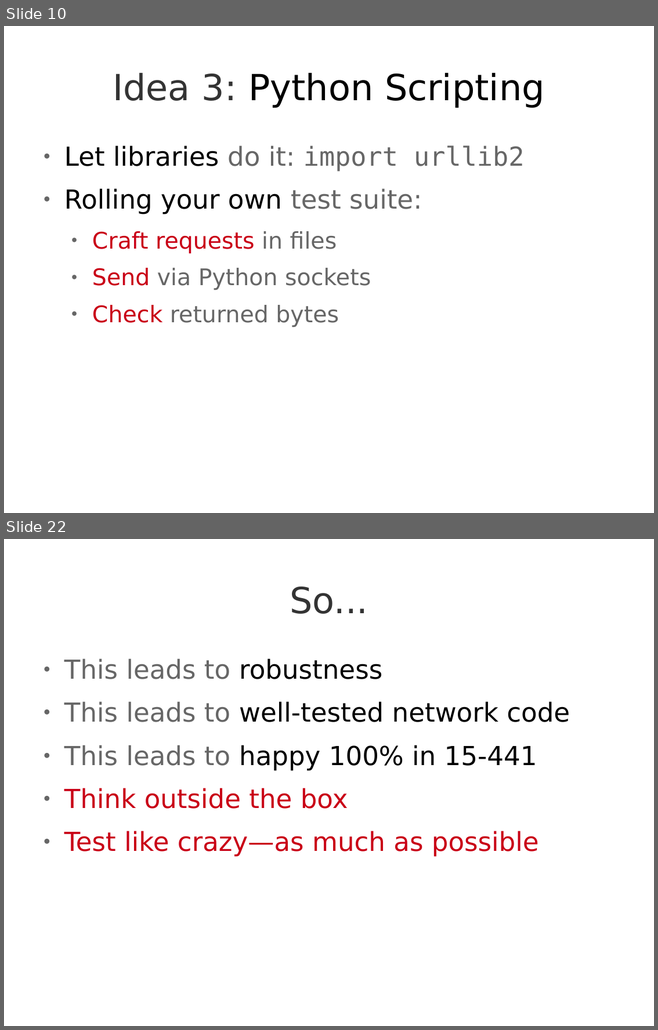
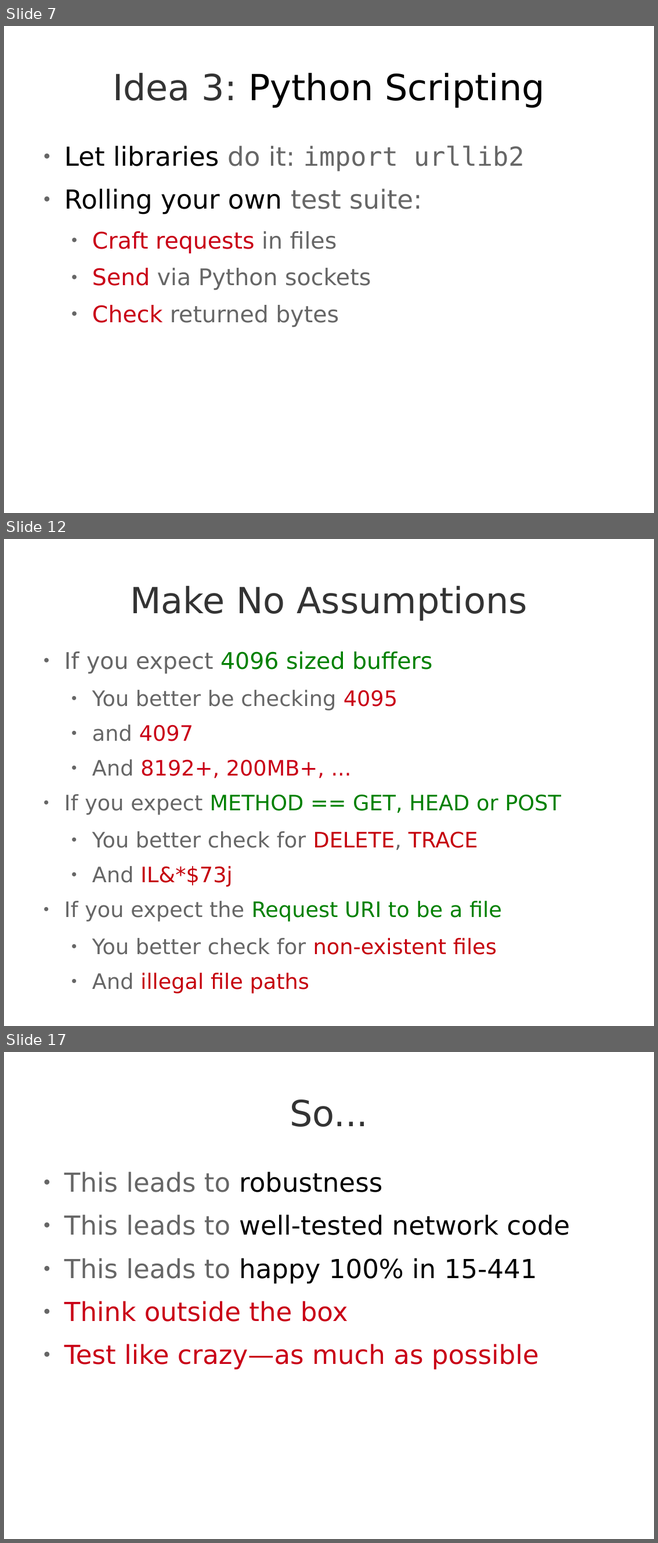
Before and after one commit to Jarvishappy/15-441-Recitation-Sessions, a slide deck: recitation4/src/recitation4-david.odp. Shown one above the other, each under a label of ours: slides 10 and 22 before the commit, slides 7, 12 and 17 after it; the slides between them are not shown. The pictures are 658x1030 and 658x1543 pixels, drawn with LibreOffice and Linux fonts; fonts in the diff are those of the drawing. Boxes give left, top, right and bottom in pixels: in the first picture for what was removed or moved away, otherwise in the second. Text is boxed around its words. In the diff, an @@ line names an element or a change of style, - is before the commit and + after.

```diff
--- a/recitation4/src/recitation4-david.odp
+++ b/recitation4/src/recitation4-david.odp
@@ slide 12 added at (4,539,654,1026), background #FFFFFF @@
@@ title added at (130,586,527,621), 44 pt, text #333333 @@
+Make No Assumptions
@@ text added at (64,652,561,994), 26 pt, text #666666 @@
+● If you expect 4096 sized buffers
+  ● You better be checking 4095
+  ● and 4097
+  ● And 8192+, 200MB+, ...
+● If you expect METHOD == GET, HEAD or POST
+  ● You better check for DELETE, TRACE
+  ● And IL&*$73j
+● If you expect the Request URI to be a file
+  ● You better check for non-existent files
+  ● And illegal file paths
@@ what was slide 10 is now slide 7 @@
@@ what was slide 22 is now slide 17 @@
```
Also in this commit, not shown: 11 slides changed, 2 other slides added, 15 slides removed, 3 other files.
